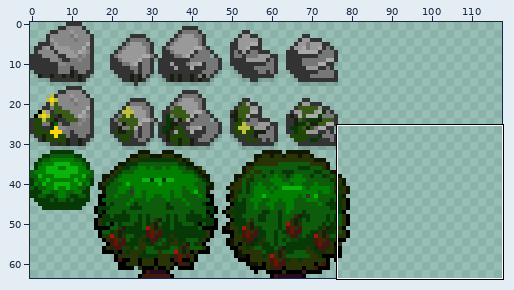
Pixel-art file -- img/terrain2.ase. The first picture is a wide view before the edit; the outline marks the close-up.
Close-up. Before the commit:
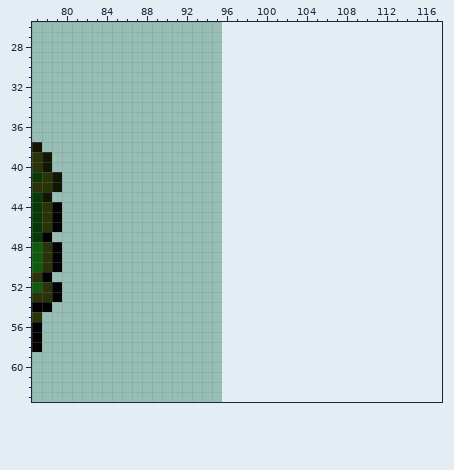
96x64 pixels, 1 frame. Colours within 5 levels of each other are drawn and written as one. Shown: x 77..117, y 26..63. The old version is drawn lined up with the new one, on the new canvas. The wide view leaves out empty margins. The commit also changed other parts of the picture, which this record leaves out.
The result:
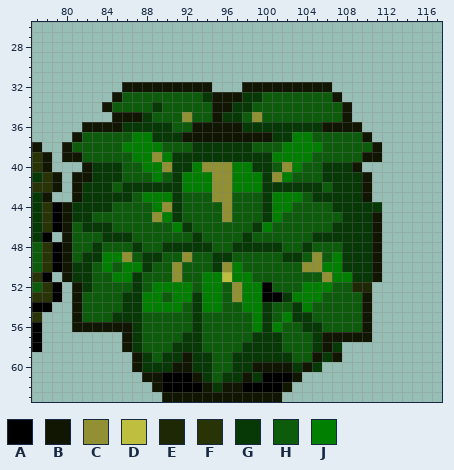
Palette (. is transparent): A #000000  B #111603  C #919134  D #bfbf3f  E #1f2804  F #283405  G #073907  H #0c5c0c  J #007f00
Change:
{"change": "canvas 96x64 -> 144x64"}
{"y":32,"x":86,"old":".........","new":"BBBBBBBBB"}
{"y":32,"x":98,"old":".........","new":"BBBBBBBBB"}
{"y":33,"x":85,"old":".......................","new":"BHHHHHHHHGBBBGGHHHHHHHB"}
{"y":34,"x":84,"old":".........................","new":"BHHHHGHHHHHBBGGHHHHHHHHHB"}
{"y":35,"x":85,"old":"........................","new":"BBBGHHHCHHBGGHCHHHHHHHHB"}
{"y":36,"x":82,"old":"............................","new":"BBBBGGGGGHHBBBBBGGGGGGGGBBBB"}
{"y":37,"x":81,"old":"..............................","new":"BHHHHHJJGGGBBBBBBBBBGGJJHHHHHB"}
{"y":38,"x":80,"old":"................................","new":"BHHHHHJJJJHHHGGGGGGHHHJJJJHHHHHB"}
{"y":39,"x":80,"old":"................................","new":"BBHHHHHJJCJGGGGGGGGGGJJJJHHHHHBB"}
{"y":40,"x":82,"old":"............................","new":"BGGGHHJJCGGJCCCJJGGHCJHHGGGB"}
{"y":41,"x":81,"old":"..............................","new":"BBGGGHHHJHGJJJCCJJJGCJHHHGGGGB"}
{"y":42,"x":81,"old":"..............................","new":"BGGGHGGGGGGJJJCCJJJGGGGGGHGGGB"}
{"y":43,"x":81,"old":"..............................","new":"BGGGGGHJJJGHHHCCHHHGJJJHGGGGGB"}
{"y":44,"x":80,"old":"................................","new":"BGGGGHHHHJCGHHHHCHHHGJJHHHHGGGGG"}
{"y":45,"x":80,"old":"................................","new":"BGGHHHHHHCJGHHHHCHHHGJHHHHHHGGGB"}
{"y":46,"x":80,"old":"................................","new":"BHGGGHHHHHHJGHHHHHHGJHHHHHHGGGGB"}
{"y":47,"x":80,"old":"................................","new":"BHHHGGGHHHHHHGHHHHGHHHHHHGGGGGGB"}
{"y":48,"x":80,"old":"................................","new":"BHHGHHHGHHGGGGGHHGGGGGHHGHHHGGGB"}
{"y":49,"x":80,"old":"................................","new":"BHGGJJCHGGHHCHHGGHHHHHGGHCHJGGGB"}
{"y":50,"x":80,"old":"................................","new":"BGGHJHJJGHHCHHHGCJHHHHHHCCJJGGGB"}
{"y":51,"x":80,"old":"................................","new":"BGGHHJJGHHHCHHJJDJJHHHHHHHCJJGGB"}
{"y":52,"x":81,"old":"..............................","new":"BGHHHHGHJJJJHJJHCJJAHHHJJJHHEE"}
{"y":53,"x":81,"old":"..............................","new":"BHHHHGGJJHJJGJJHCJJAAGJJJHHHHB"}
{"y":54,"x":81,"old":"..............................","new":"BHHHHGGJJJJHGJJHHJJGHHGJHHHHHB"}
{"y":55,"x":81,"old":"..............................","new":"BHHHGGGHHHHHGHHHHHJGHJGGHHHHHB"}
{"y":56,"x":81,"old":"..............................","new":"BBBBBBGHHHHHGHHHHHJGJHHGGHHHHB"}
{"y":57,"x":86,"old":".........................","new":"BGHHHHGGHHHHHGGGHHHGBBBBB"}
{"y":58,"x":86,"old":"......................","new":"BGHHHGGGHHHHGGGGHHHGBG"}
{"y":59,"x":87,"old":".....................","new":"BGHGGBGGHHGGGGGGHHBGB"}
{"y":60,"x":87,"old":"...................","new":"BGGGBBGGHHGGBBBBGBG"}
{"y":61,"x":88,"old":"................","new":"BBAAABGHGGBGAAAB"}
{"y":62,"x":89,"old":"..............","new":"BAAAABGBBAAAAB"}
{"y":63,"x":90,"old":"............","new":"BBBBBBBBBBBB"}
{"label":"added","picture_box":[62,82,382,402]}
